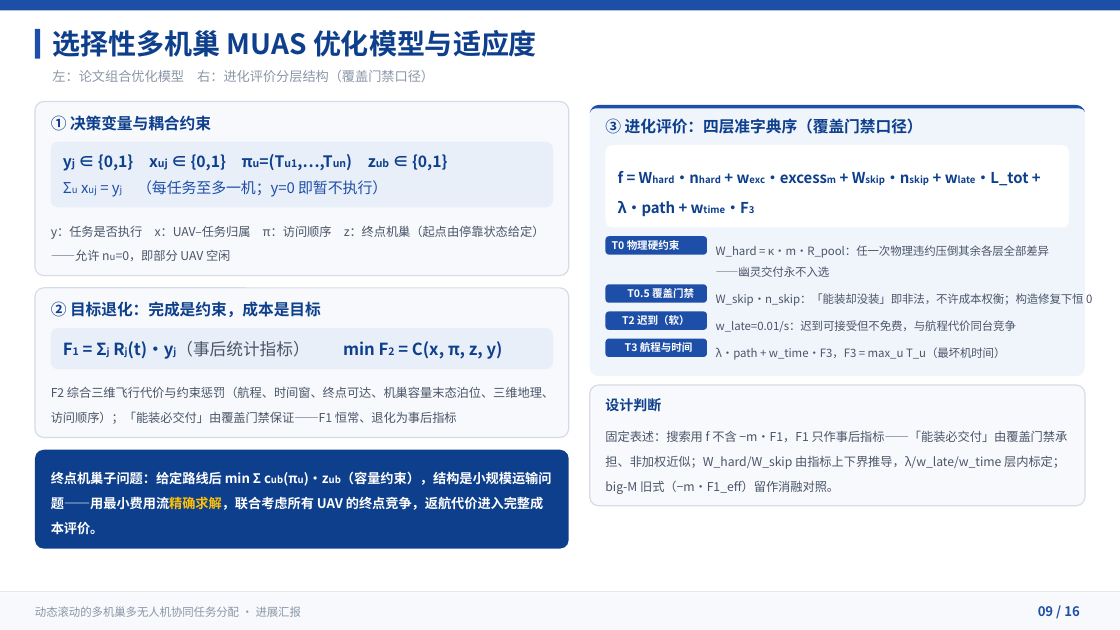
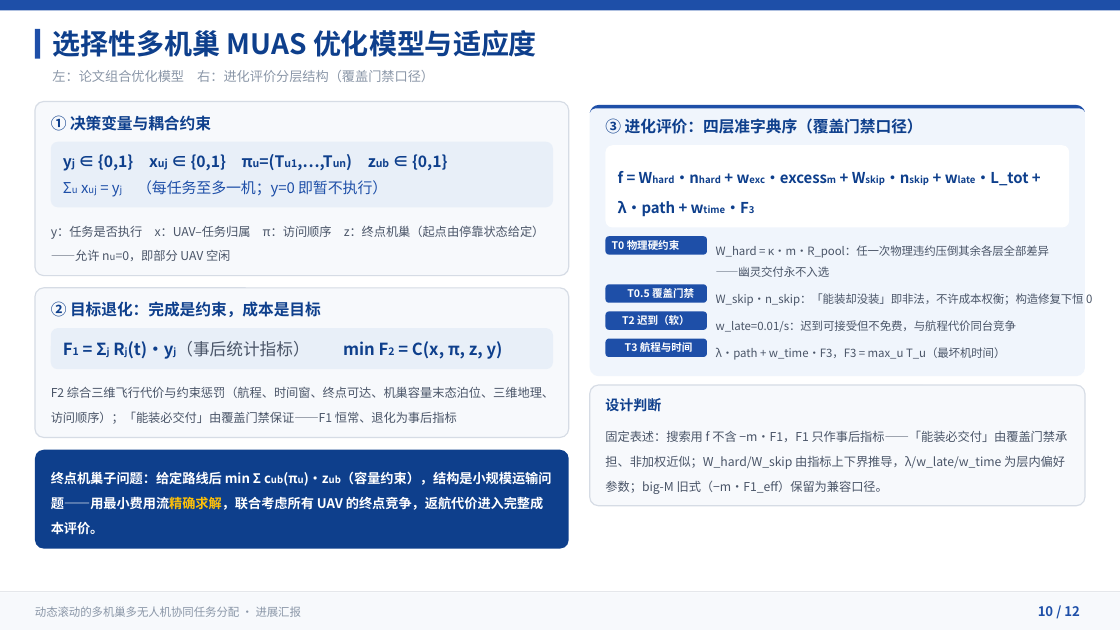
Before and after one commit to 909347194/ExperimentForGraduation, a slide deck: slide 10 of UAV协同任务分配方法-进展汇报/UAV协同任务分配方法-进展汇报.pptx (slide 9 before the commit). Drawn at 1120x630 pixels with LibreOffice and Linux fonts; fonts in the diff are those of the drawing. Boxes give left, top, right and bottom in pixels: in the first picture for what was removed or moved away, otherwise in the second. Text is boxed around its words. In the diff, an @@ line names an element or a change of style, - is before the commit and + after.

Commit message:
docs(ppt): 方法专版重构——移除全部实验内容，新增滚动闭环页
- 删 5 页实验内容（04 章扉页 / exp01 / exp02 / 性能瓶颈 / 证据边界与计划），
  实验图资产 fig_exp*.png 一并清除
- 新增 P6「动态滚动与闭环运行」（任务池演化 / 机队状态更新 / 周期时序 /
  完成反馈闸门 / 滞留防饥饿），补上标题里「动态滚动」的方法空缺
- P4 左图由 exp01 实测图改为「任务池状态演化示意」原生矢量图（灰→橙→绿）
- 全deck 去实验表述：目录改 3 章、扉页导航 01-03、页码 02–11/12 重编、
  封面/结束页/模型页措辞同步（big-M 标注改为兼容口径）
- slides/*.slide 源同步（含重编号 06→12、新增 06.slide）

```diff
--- a/UAV协同任务分配方法-进展汇报/UAV协同任务分配方法-进展汇报.pptx
+++ b/UAV协同任务分配方法-进展汇报/UAV协同任务分配方法-进展汇报.pptx
@@ text at <box>605,430,1068,494</box>: text changed @@
-固定表述：搜索用 f 不含 −m·F1，F1 只作事后指标——「能装必交付」由覆盖门禁承担、非加权近似；W_hard/W_skip 由指标上下界推导，λ/w_late/w_time 层内标定；big-M 旧式（−m·F1_eff）留作消融对照。
+固定表述：搜索用 f 不含 −m·F1，F1 只作事后指标——「能装必交付」由覆盖门禁承担、非加权近似；W_hard/W_skip 由指标上下界推导，λ/w_late/w_time 为层内偏好参数；big-M 旧式（−m·F1_eff）保留为兼容口径。
@@ text at <box>1038,606,1080,616</box>: text changed @@
-09 / 16
+10 / 12
```
Also in this commit, not shown: 10 other slides changed, 1 slide added, 5 slides removed, 21 other files.
